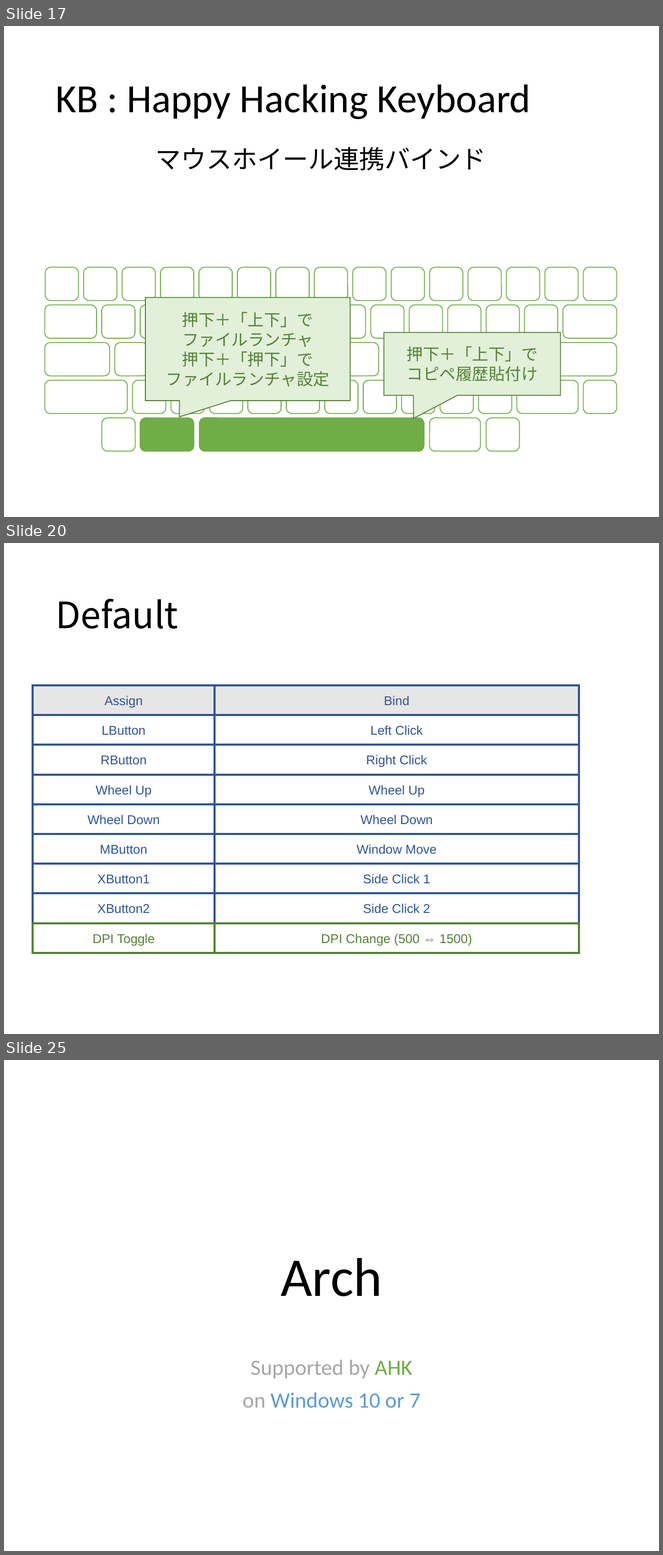
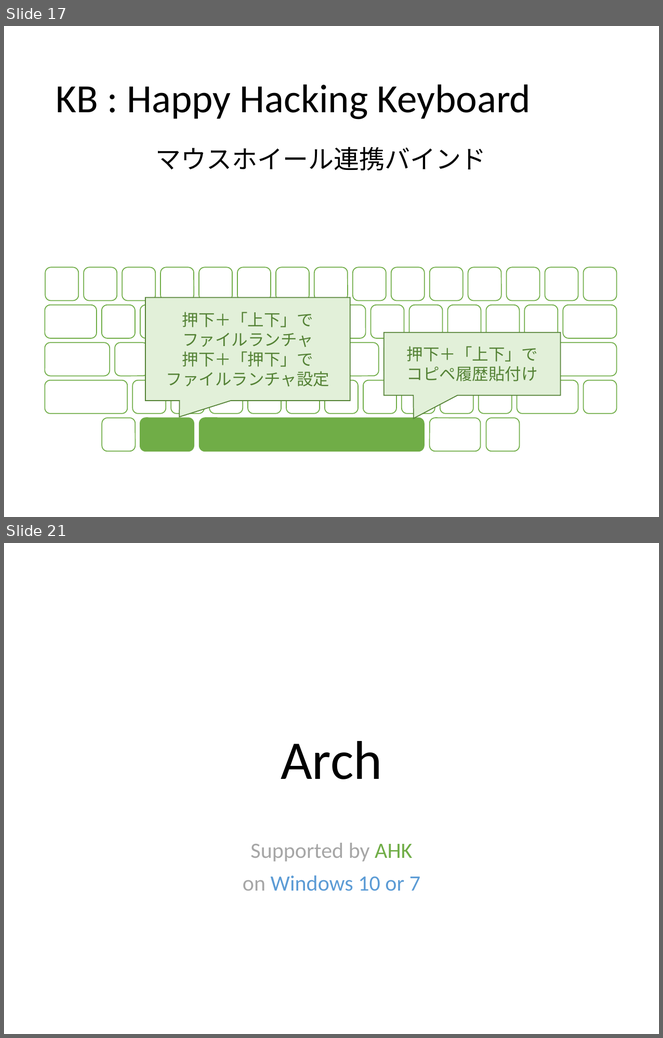
Before and after one commit to ittooo66/myAHK, a slide deck: MANUAL.pptx. Shown one above the other, each under a label of ours: slides 17, 20 and 25 before the commit, slides 17 and 21 after it; the slides between them are not shown. The pictures are 663x1555 and 663x1038 pixels, drawn with LibreOffice and Linux fonts; fonts in the diff are those of the drawing. Boxes give left, top, right and bottom in pixels: in the first picture for what was removed or moved away, otherwise in the second. Text is boxed around its words. In the diff, an @@ line names an element or a change of style, - is before the commit and + after.

```diff
--- a/MANUAL.pptx
+++ b/MANUAL.pptx
@@ slide 20 removed at box(4, 543, 659, 1034), background #FFFFFF @@
@@ title removed at box(55, 599, 178, 629) @@
-Default
@@ rectangle removed at box(33, 685, 215, 715) @@
-Assign
@@ rectangle removed at box(215, 685, 579, 715) @@
-Bind
@@ rectangle removed at box(33, 715, 215, 745) @@
-LButton
@@ rectangle removed at box(215, 715, 579, 745) @@
-Left Click
@@ rectangle removed at box(33, 745, 215, 774) @@
-RButton
@@ rectangle removed at box(215, 745, 579, 774) @@
-Right Click
@@ rectangle removed at box(33, 775, 215, 805) @@
-Wheel Up
@@ rectangle removed at box(215, 775, 579, 805) @@
-Wheel Up
@@ rectangle removed at box(33, 805, 215, 834) @@
-Wheel Down
@@ rectangle removed at box(215, 805, 579, 834) @@
-Wheel Down
@@ rectangle removed at box(33, 834, 215, 863) @@
-MButton
@@ rectangle removed at box(215, 834, 579, 863) @@
-Window Move
@@ rectangle removed at box(33, 864, 215, 893) @@
-XButton1
@@ rectangle removed at box(215, 864, 579, 893) @@
-Side Click 1
@@ rectangle removed at box(33, 893, 215, 923) @@
-XButton2
@@ rectangle removed at box(215, 893, 579, 923) @@
-Side Click 2
@@ rectangle removed at box(33, 924, 215, 953) @@
-DPI Toggle
@@ rectangle removed at box(215, 924, 579, 953) @@
-DPI Change (500 ⇔ 1500)
@@ what was slide 25 is now slide 21 @@
```
Also in this commit, not shown: 5 slides changed, 2 slides added, 5 other slides removed.
